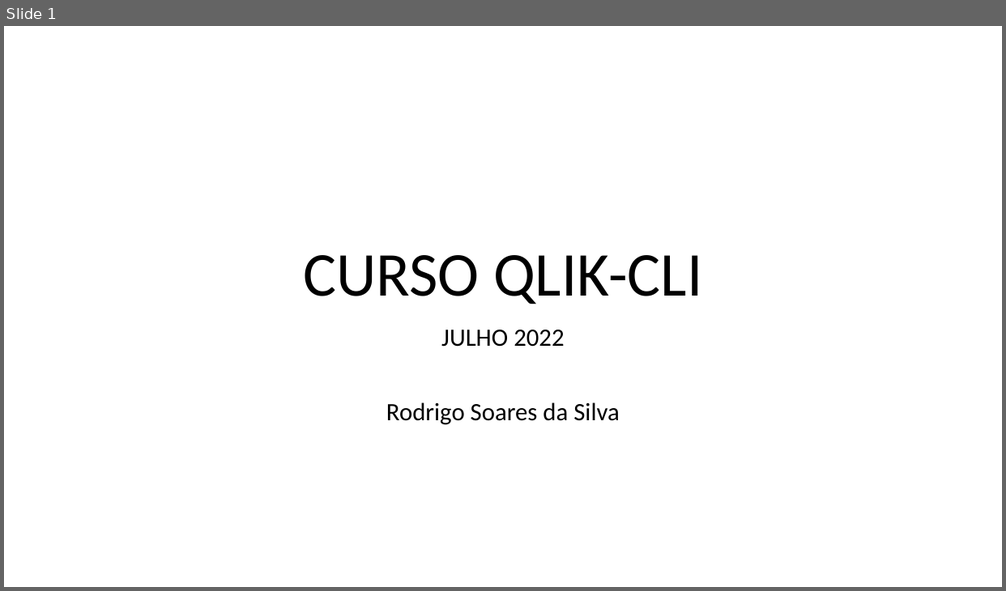
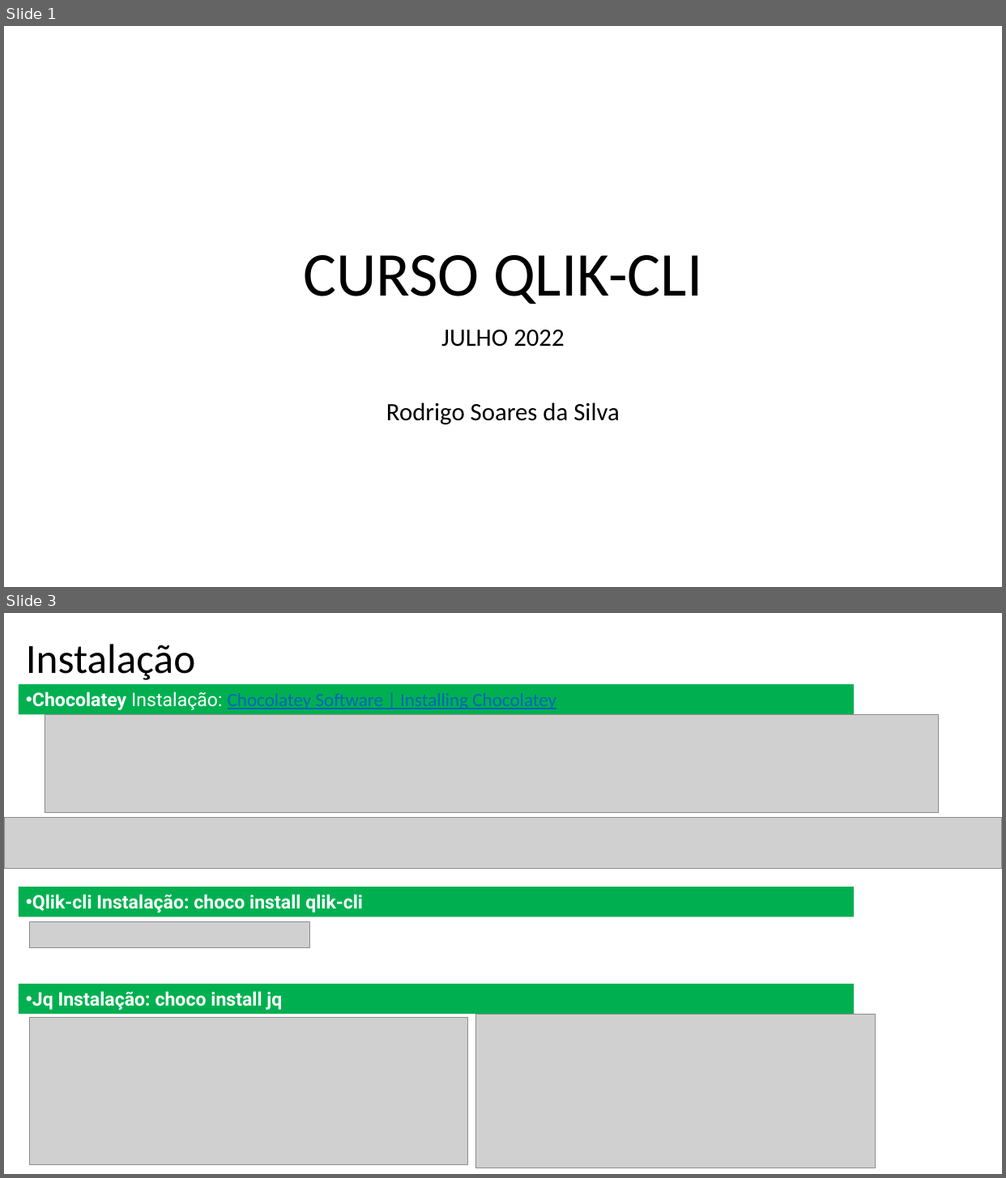
Before and after one commit to digaosss70/Qlik-Cli, a slide deck: Manual/CURSO QLIK-CLI.pptx. Shown one above the other, each under a label of ours: slide 1 before the commit, slides 1 and 3 after it; the slides between them are not shown. The pictures are 1006x591 and 1006x1178 pixels, drawn with LibreOffice and Linux fonts; fonts in the diff are those of the drawing; grey boxes stand for pictures. Boxes give left, top, right and bottom in pixels: in the first picture for what was removed or moved away, otherwise in the second. Text is boxed around its words. In the diff, an @@ line names an element or a change of style, - is before the commit and + after.

```diff
--- a/Manual/CURSO QLIK-CLI.pptx
+++ b/Manual/CURSO QLIK-CLI.pptx
@@ slide 3 added at [4, 613, 1002, 1174], background #FFFFFF @@
@@ text added at [26, 644, 195, 680], 40 pt, text #000000 @@
+Instalação
@@ rectangle added at [19, 684, 854, 714], fill #00B050, 18 pt, text #0563C1, underline @@
+• Chocolatey Instalação: Chocolatey Software | Installing Chocolatey
@@ picture added at [44, 715, 939, 813] @@
@@ picture added at [4, 817, 1002, 868] @@
@@ rectangle added at [19, 887, 854, 917], fill #00B050, 18 pt, text #FFFFFF, bold @@
+• Qlik-cli Instalação: choco install qlik-cli
@@ picture added at [29, 922, 310, 948] @@
@@ rectangle added at [19, 984, 854, 1014], fill #00B050, 18 pt, text #FFFFFF, bold @@
+• Jq Instalação: choco install jq
@@ picture added at [29, 1018, 467, 1165] @@
@@ picture added at [475, 1014, 875, 1169] @@
```
Also in this commit, not shown: 4 slides changed, 3 other slides added, 5 other files.
